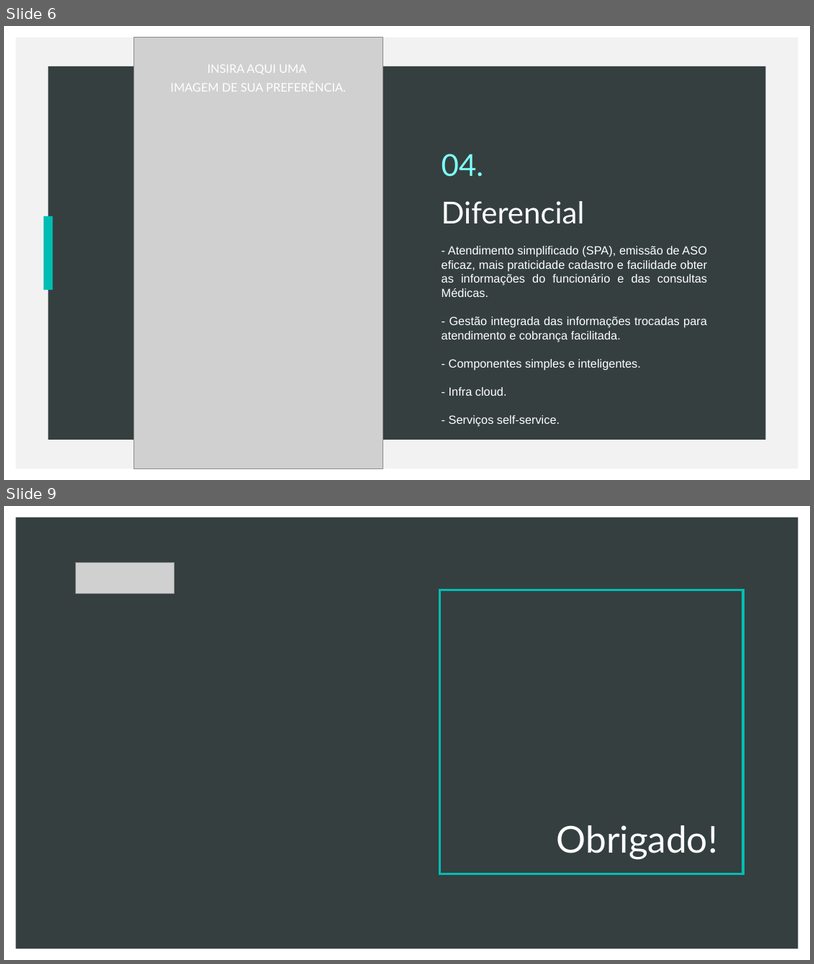
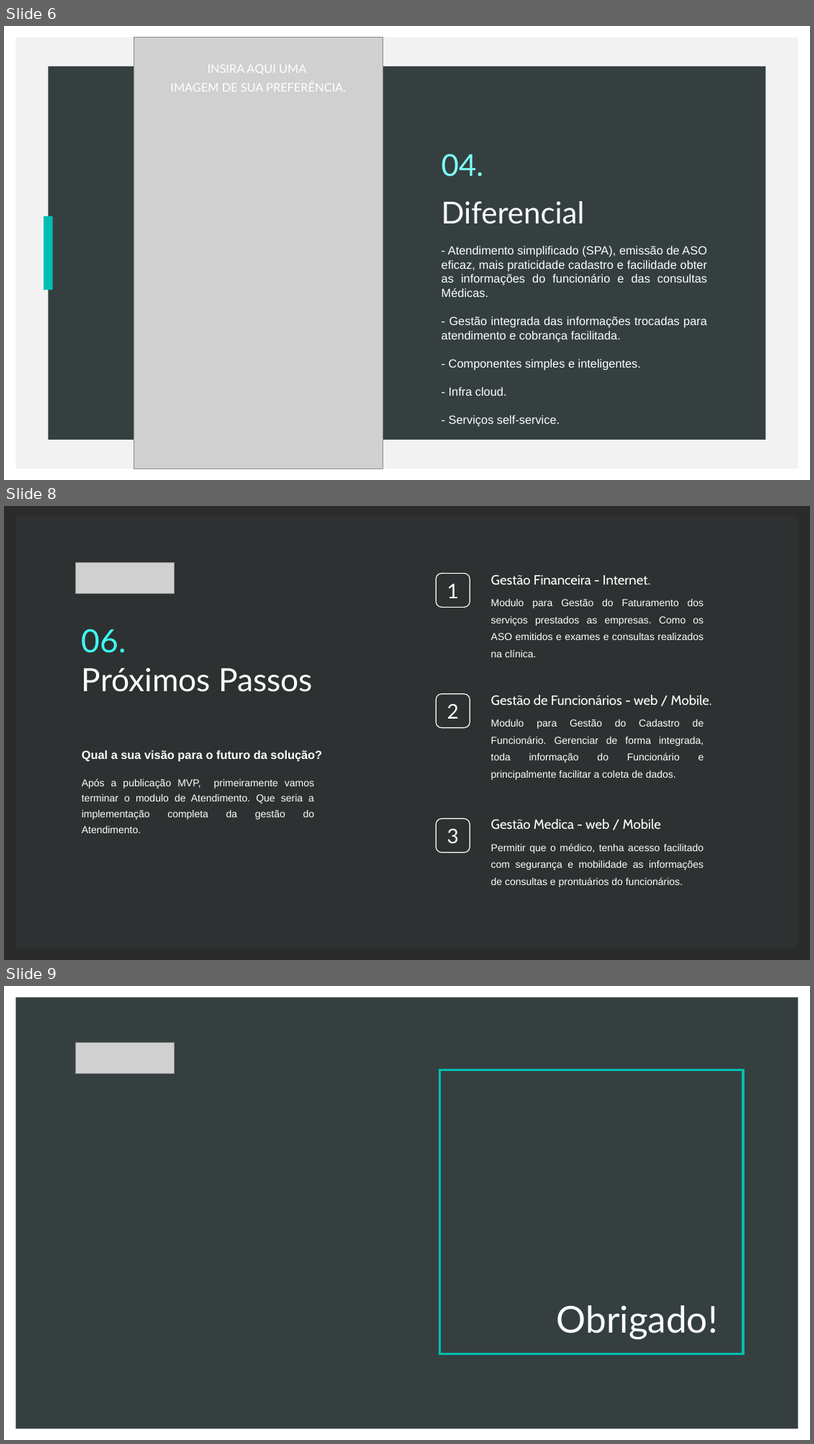
Before and after one commit to saduts/webaso, a slide deck: document/Web Aso Pitch.pptx. Shown one above the other, each under a label of ours: slides 6 and 9 before the commit, slides 6, 8 and 9 after it; the slides between them are not shown. The pictures are 814x964 and 814x1444 pixels, drawn with LibreOffice and Linux fonts; fonts in the diff are those of the drawing; grey boxes stand for pictures; background and template pictures are left out; a plain dark background stands for a picture behind light text. Boxes give left, top, right and bottom in pixels: in the first picture for what was removed or moved away, otherwise in the second. Text is boxed around its words. In the diff, an @@ line names an element or a change of style, - is before the commit and + after.

```diff
--- a/document/Web Aso Pitch.pptx
+++ b/document/Web Aso Pitch.pptx
@@ slide 8 added at bbox=[4, 506, 810, 960], background picture (left out) @@
@@ rectangle added at bbox=[16, 517, 799, 948], fill #353F40 at 33% opacity @@
@@ picture added at bbox=[75, 562, 175, 593] @@
@@ rounded rectangle added at bbox=[437, 573, 471, 607], outline #FFFFFF 1 pt, 24 pt, text #FFFFFF @@
+1
@@ text added at bbox=[491, 574, 651, 585], 16 pt, text #FFFFFF @@
+Gestão Financeira - Internet.
@@ text added at bbox=[491, 599, 705, 657], 12 pt, text #FFFFFF @@
+Modulo para Gestão do Faturamento dos serviços prestados as empresas. Como os ASO emitidos e exames e consultas realizados na clínica.
@@ text added at bbox=[82, 629, 313, 692], 38 pt, text #FFFFFF @@
+06.
+Próximos Passos
@@ rounded rectangle added at bbox=[437, 693, 471, 728], outline #FFFFFF 1 pt, 24 pt, text #FFFFFF @@
+2
@@ text added at bbox=[491, 695, 712, 705], 16 pt, text #FFFFFF @@
+Gestão de Funcionários - web / Mobile.
@@ text added at bbox=[491, 719, 705, 780], 12 pt, text #FFFFFF @@
+Modulo para Gestão do Cadastro de Funcionário. Gerenciar de forma integrada, toda informação do Funcionário e principalmente facilitar a coleta de dados.
@@ text added at bbox=[82, 750, 322, 762], 14 pt, text #FFFFFF, bold @@
+Qual a sua visão para o futuro da solução?
@@ text added at bbox=[82, 778, 315, 819], 12 pt, text #FFFFFF @@
+Após a publicação MVP, primeiramente vamos terminar o modulo de Atendimento. Que seria a implementação completa da gestão do Atendimento.
@@ rounded rectangle added at bbox=[437, 818, 471, 852], outline #FFFFFF 1 pt, 24 pt, text #FFFFFF @@
+3
@@ text added at bbox=[491, 818, 661, 829], 16 pt, text #FFFFFF @@
+Gestão Medica - web / Mobile
@@ text added at bbox=[491, 843, 704, 887], 12 pt, text #FFFFFF @@
+Permitir que o médico, tenha acesso facilitado com segurança e mobilidade as informações de consultas e prontuários do funcionários.
```
Also in this commit, not shown: 1 other slide added, 2 slides removed.
